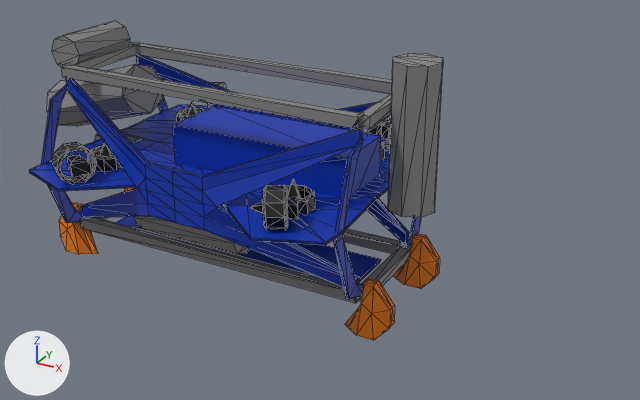
One commit to the COLLADA model src/subjugator/simulation/subjugator_description/urdf/meshes/Sub9.dae: the scene before it, then after it.
One viewpoint serves both versions: a 50 mm camera at (1.097, -1.496, 0.694) aimed at (0.275, -0.001, -0.053). Every picture has the same lights, and +X, +Y and +Z are marked at lower left. Mesh edges are drawn as thin lines. Where no turn or scale is listed for an object, it has been applied to the vertices.

Names of what the first picture shows: 'Bottom_Plate', 'Computer_Box', 'Connecting_Rods', 'Feet', 'Frame', 'Thrusters', 'Tubes'.
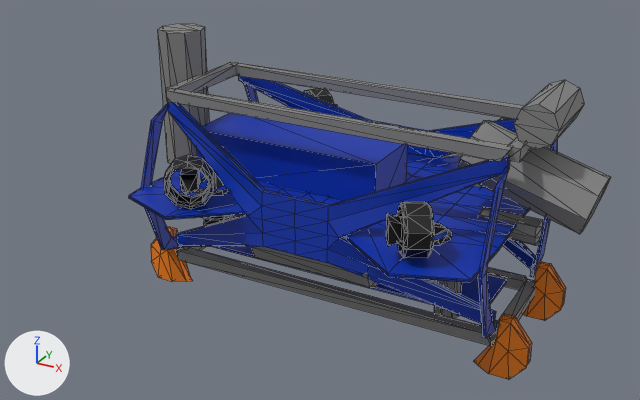
Commit message: Fixed URDF thruster locations

Where the newer file only moved an object's origin or applied its transform, the numbers keep the older frame.

What changed in the scene script:
```text
Change me_cube_021:
    where me_cube_021.from_pydata(...)  # 8 vertices, 12 faces; spans x -0.313..0.313, y -0.078..0.078, z -0.003..0.003
    me_cube_021 part 1: the whole mesh is moved by (0.275, 0.013, 0.016)
Change me_cube_012:
    used by ob_frame; location = (0.078, -0.013, -0.002); scale = (-0.0558, 0.00696, 0.0558)
    remove me_cube_012.from_pydata(...)  # 406 vertices, 784 faces; spans x -6.5..6.4, y -43.5..43.6, z -3.2..3.1
    add me_cube_012.from_pydata(...)  # 406 vertices, 784 faces; spans x 0.0..0.7, y -0.3..0.3, z -0.2..0.2
    me_cube_012 part 2: the loose piece of 66 vertices spanning x -6.4..6.3, y 15.2..31.8, z -3.0..3.1 is scaled about its middle by (-0.0558, 0.00696, 0.0558), then moved by (0.4, -23.3, -0.1)
    me_cube_012 part 3: the loose piece of 20 vertices spanning x 6.3..6.4, y 15.1..31.8, z -3.2..2.7 is scaled about its middle by (0.0558, 0.00696, 0.0558), then moved by (-5.7, -23.3, 0.2)
    me_cube_012 part 4: the loose piece of 20 vertices spanning x -6.4..-6.3, y 15.1..31.8, z -3.2..2.7 is scaled about its middle by (0.0558, 0.00696, 0.0558), then moved by (6.4, -23.3, 0.2)
    me_cube_012 part 5: the loose piece of 66 vertices spanning x -6.3..6.4, y -31.7..-15.1, z -3.0..3.1 is scaled about its middle by (0.0558, 0.00696, 0.0558), then moved by (0.3, 23.2, -0.1)
    me_cube_012 part 6: the loose piece of 20 vertices spanning x 6.3..6.4, y -31.8..-15.0, z -3.1..2.8 is scaled about its middle by (0.0558, 0.00696, 0.0558), then moved by (-5.7, 23.2, 0.2)
    me_cube_012 part 7: the loose piece of 20 vertices spanning x -6.4..-6.3, y -31.8..-15.0, z -3.1..2.8 is scaled about its middle by (0.0558, 0.00696, 0.0558), then moved by (6.4, 23.2, 0.2)
    me_cube_012 part 8: a new loose piece of 194 vertices spanning x 0.0..0.7, y -0.3..0.3, z 0.0, in mat_blue (blue #0034b0)
    me_cube_012 part 9: 194 vertices removed from x -6.5..6.4, y -43.5..43.6, z 0.0..0.1
Remove ob_thrusters:
    ob_thrusters = bpy.data.objects.new('Thrusters', me_torus)
Change ob_feet:
    ob_feet.location: (0.079, -0.013, -0.205) -> (0.35, -0.013, -0.205)
Change ob_frame:
    ob_frame.scale: (-0.0558, 0.00696, 0.0558) -> (1.0, 1.0, 1.0)
    ob_frame.location: (0.078, -0.013, -0.002) -> (0.0, 0.0, 0.0)
Change ob_tubes:
    ob_tubes.location: (-0.284, -0.012, 0.093) -> (0.718, -0.012, 0.093)
    ob_tubes.rotation_euler: (1.282, 0.0, 1.571) -> (1.282, 0.0, -1.571)  # degrees (73, 0, 90) -> degrees (73, 0, -90)
Change ob_connecting_rods:
    ob_connecting_rods.location: (0.074, -0.014, 0.003) -> (0.352, -0.014, -0.01)
Change ob_computer_box:
    ob_computer_box.location: (0.029, 0.0, 0.026) -> (0.089, 0.0, 0.026)
Add ob_blh:
    ob_blh = bpy.data.objects.new('BLH', me_torus_001)  # 76 vertices, 148 faces; spans x -0.0476..0.0506, y -0.0455..0.0489, z -0.0488..0.0477; in mat_material_002 (black #000000)
    ob_blh.location = (0.127, 0.248, 0.054)
Add ob_brh:
    ob_brh = bpy.data.objects.new('BRH', me_torus_008)  # 76 vertices, 148 faces; spans x -0.0474..0.0508, y -0.0492..0.0452, z -0.0488..0.0477; in mat_material_001 (black #000000)
    ob_brh.location = (0.127, -0.248, 0.049)
Add ob_flh:
    ob_flh = bpy.data.objects.new('FLH', me_torus_009)  # 76 vertices, 148 faces; spans x -0.0455..0.0489, y -0.0506..0.0476, z -0.0488..0.0477; in mat_material_003 (black #000000)
    ob_flh.location = (0.587, 0.248, 0.054)
Add ob_frh:
    ob_frh = bpy.data.objects.new('FRH', me_torus_010)  # 76 vertices, 148 faces; spans x -0.0452..0.0492, y -0.0474..0.0508, z -0.0488..0.0477; in mat_material_004 (black #000000)
    ob_frh.location = (0.587, -0.248, 0.054)
Add ob_flv:
    ob_flv = bpy.data.objects.new('FLV', me_torus_003)  # 76 vertices, 148 faces; spans x -0.0477..0.0488, y -0.0455..0.0457, z -0.0556..0.0725; in mat_material_006 (black #000000)
    ob_flv.location = (0.572, 0.149, -0.029)
Add ob_frv:
    ob_frv = bpy.data.objects.new('FRV', me_torus_004)  # 76 vertices, 148 faces; spans x -0.0477..0.0488, y -0.0455..0.0457, z -0.0556..0.0725; in mat_material_007 (black #000000)
    ob_frv.location = (0.572, -0.149, -0.029)
Add ob_brv:
    ob_brv = bpy.data.objects.new('BRV', me_torus_005)  # 76 vertices, 148 faces; spans x -0.0477..0.0488, y -0.0455..0.0457, z -0.0556..0.0725; in mat_material_008 (black #000000)
    ob_brv.location = (0.114, -0.149, -0.029)
```

Boxes (x1, y1, x2, y2) around the edits, measured in the pictures (640 x 400 px; the box of a moved part takes in the faces that stretch with it):
'Frame', reshaped, moved, rescaled (9% wider, 7% taller): before (29, 55, 421, 299); after (129, 76, 558, 338)
'Tubes', moved, turned: before (47, 21, 443, 254); after (158, 23, 611, 318)
'Connecting_Rods', moved: before (62, 42, 411, 303); after (166, 62, 536, 346)
'Computer_Box', moved: before (173, 106, 381, 198); after (197, 113, 408, 200)
'Feet', moved: before (59, 188, 440, 340); after (151, 227, 566, 380)
'Thrusters', deleted: before (52, 82, 391, 230)
'Bottom_Plate', mesh moved: before (116, 216, 381, 282); after (211, 246, 507, 305)
'FRH', added: after (386, 201, 447, 258)
'BRH', added: after (164, 155, 214, 209)
'BRV', added: after (195, 172, 234, 225)
'BLH', added: after (304, 89, 337, 106)
'FRV', added: after (431, 222, 452, 281)
'FLV', added: after (473, 184, 483, 187)
'FLH', added: after (497, 118, 509, 121)
part 2 of me_cube_012, moved or reshaped: before (136, 55, 409, 244); after (238, 76, 536, 269)
part 3 of me_cube_012, moved or reshaped: before (136, 60, 168, 113); after (530, 139, 558, 277)
part 4 of me_cube_012, moved or reshaped: before (404, 217, 421, 247); after (243, 83, 259, 102)
part 5 of me_cube_012, moved or reshaped: before (66, 78, 363, 287); after (167, 102, 510, 324)
part 6 of me_cube_012, moved or reshaped: before (41, 85, 84, 223); after (478, 166, 509, 338)
part 7 of me_cube_012, moved or reshaped: before (333, 138, 364, 299); after (141, 104, 182, 250)
part 8 of me_cube_012, added (blue): after (129, 152, 529, 282)
part 9 of me_cube_012, deleted (blue): before (29, 105, 390, 245)
